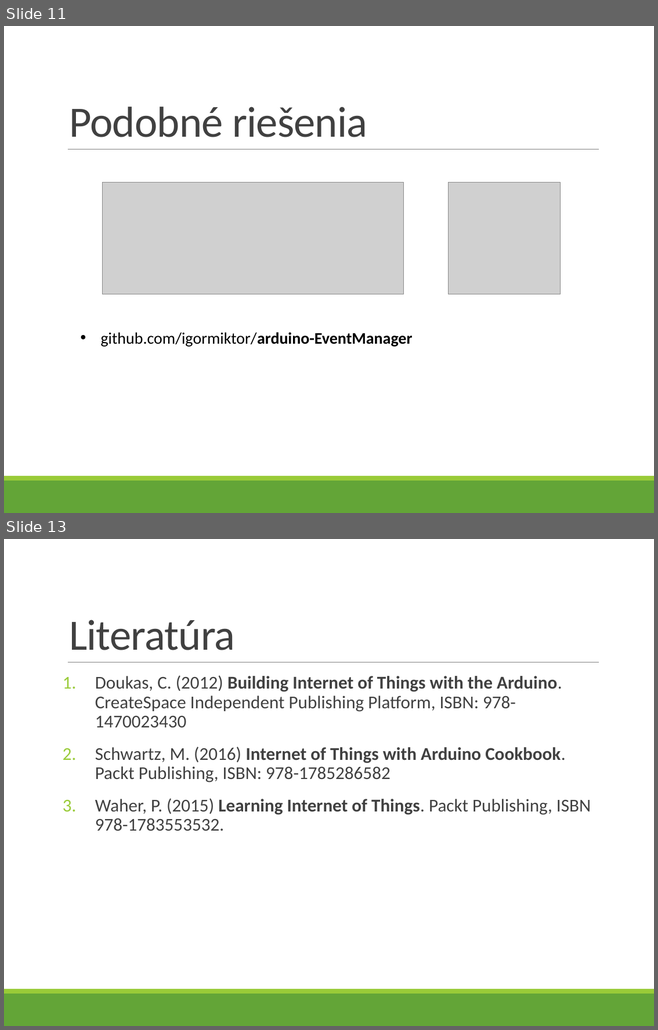
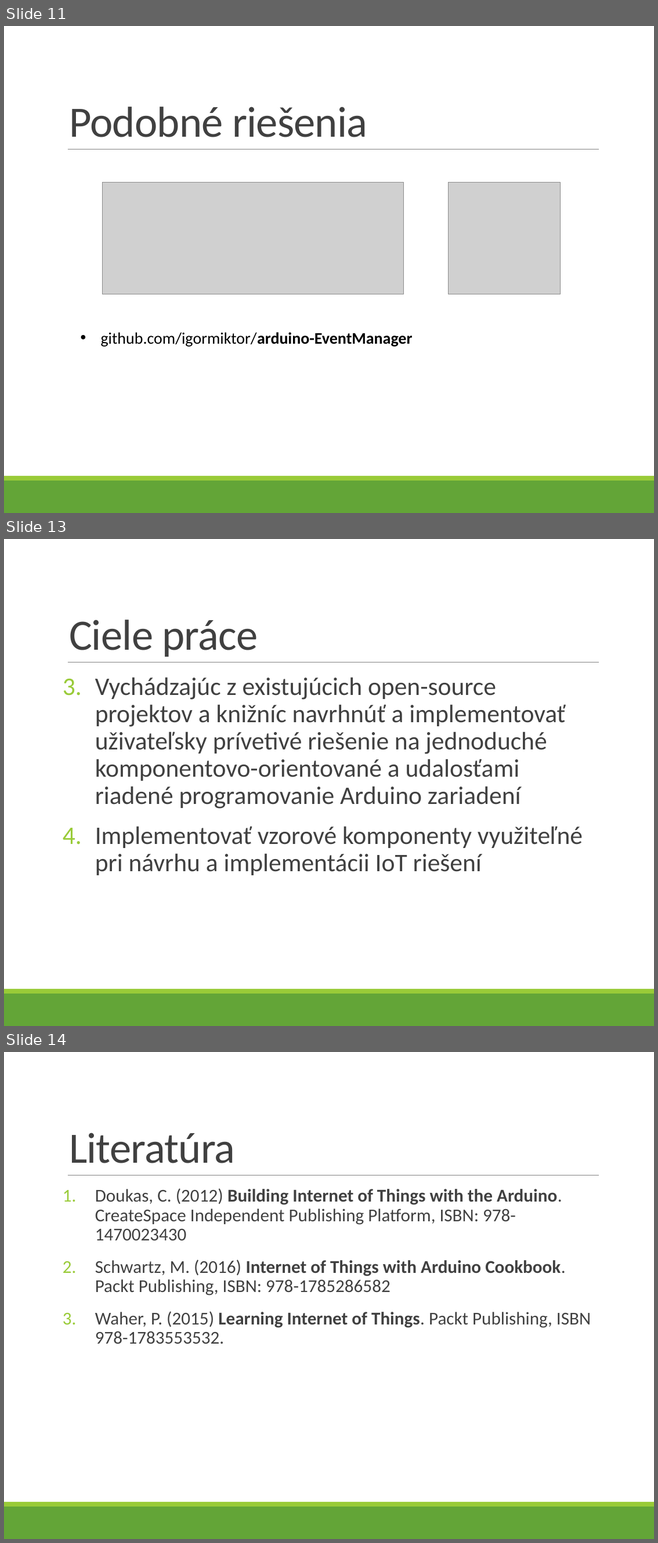
Before and after one commit to ppatrik/DiplomovaPraca, a slide deck: Prezentacie/prezentacia.pptx. Shown one above the other, each under a label of ours: slides 11 and 13 before the commit, slides 11, 13 and 14 after it; the slides between them are not shown. The pictures are 658x1030 and 658x1543 pixels, drawn with LibreOffice and Linux fonts; fonts in the diff are those of the drawing; grey boxes stand for pictures. Boxes give left, top, right and bottom in pixels: in the first picture for what was removed or moved away, otherwise in the second. Text is boxed around its words. In the diff, an @@ line names an element or a change of style, - is before the commit and + after.

```diff
--- a/Prezentacie/prezentacia.pptx
+++ b/Prezentacie/prezentacia.pptx
@@ slide 13 added at (4,539,654,1026), background #FFFFFF; not listed: 3 template elements that a slide beside it also shows @@
@@ title added at (69,620,257,657), 48 pt, text #404040 @@
+Ciele práce
@@ text added at (95,677,582,875), 28 pt, text #404040 @@
+3. Vychádzajúc z existujúcich open-source projektov a knižníc navrhnúť a implementovať uživateľsky prívetivé riešenie na jednoduché komponentovo-orientované a udalosťami riadené programovanie Arduino zariadení
+4. Implementovať vzorové komponenty využiteľné pri návrhu a implementácii IoT riešení
@@ what was slide 13 is now slide 14 @@
```
Also in this commit, not shown: 8 slides changed, 2 other files.
